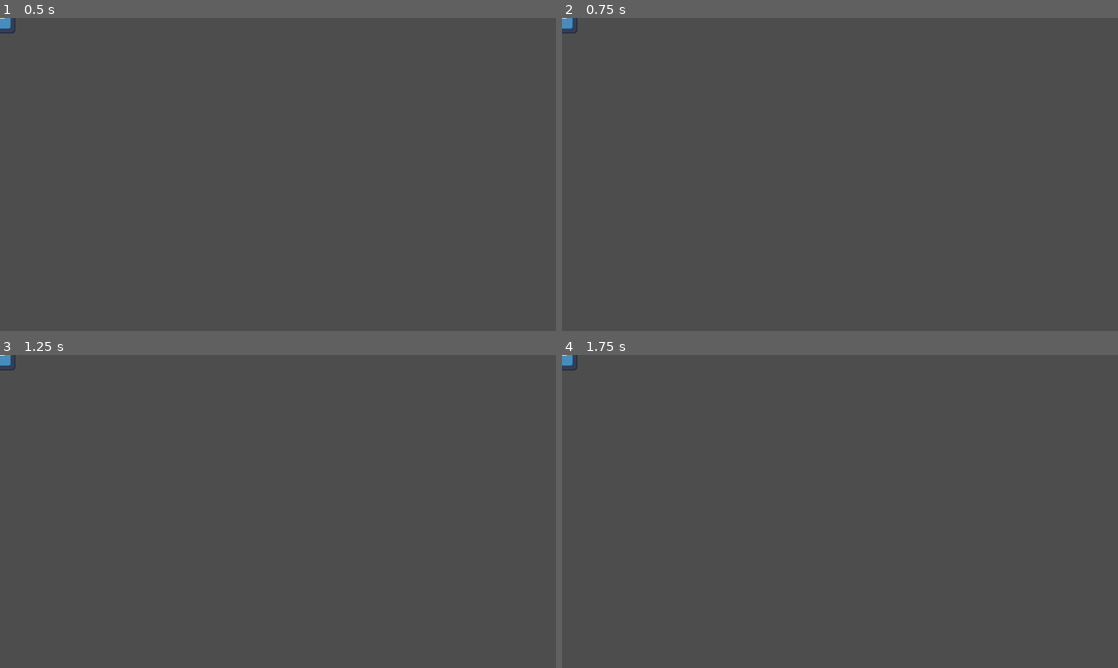
Above: before the commit, frames 1-4 (two rows, left to right).
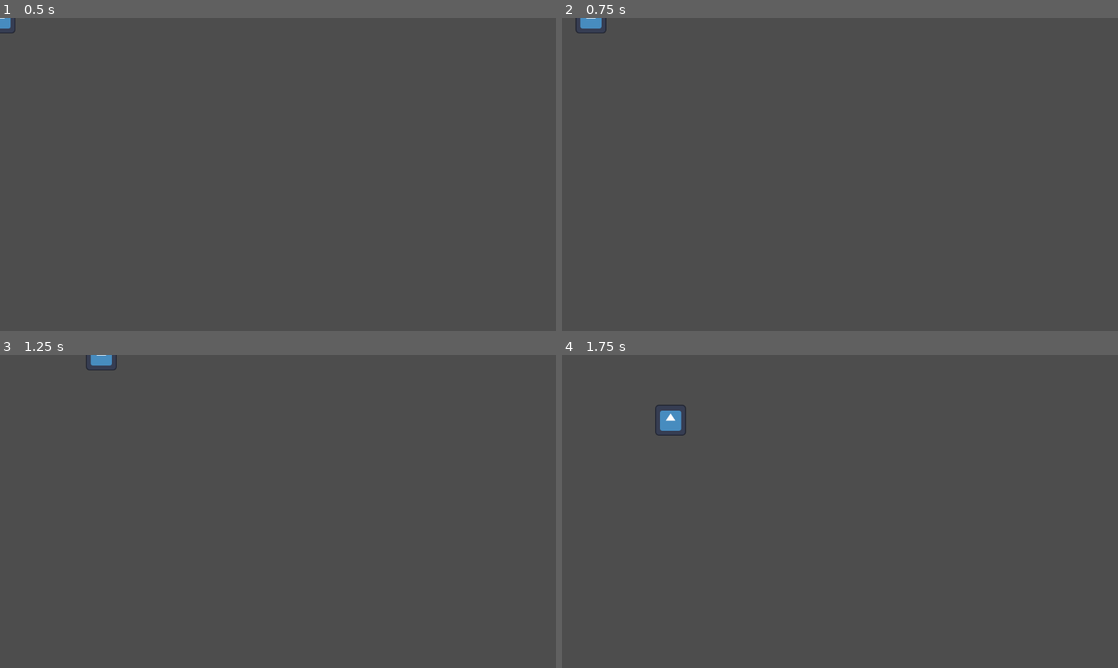
Above: after the commit, the same moments.

Repository: CrabbyDisk/Modertron-RPG
Game: Godot game, scene res://Scenes/World.tscn
Same seed, same stepped clock (60 frames per second), same inputs: the game is played once before the commit and once after it. The engine's default icon, where the game draws it, is replaced by a stand-in: a white triangle on a blue panel in a dark square.
Inputs:
- Up to frame 1 (0.5 s): no input
- Up to frame 2 (0.75 s): tap Enter at 0.5 s; hold D (Right, bound only before the commit) from 0.53 s (still down)
- Up to frame 3 (1.25 s): keep holding D (Right, bound only before the commit)
- Up to frame 4 (1.75 s): release D (Right, bound only before the commit) at 1.28 s; hold S (Down, bound only before the commit) from 1.28 s (still down)

Frame 1 is identical in both runs. In frame 2, 0.2% of the frame differs, in the area x 0-8%, y 0-5%; in frame 3, 0.2%; in frame 4, 0.4%, in the area x 0-23%, y 0-26%.

Commit message:
Use classes for components instead of seperate scenes

Diff:
--- a/Components/Attack/AttackComponent.tscn
+++ /dev/null
@@ -1,8 +0,0 @@
-[gd_scene load_steps=2 format=3 uid="uid://dexa1inl3r2ne"]
-
-[ext_resource type="Script" path="res://Components/Attack/AttackComponent.gd" id="1_550f0"]
-
-[node name="AttackComponent" type="Area2D"]
-script = ExtResource("1_550f0")
-
-[connection signal="area_entered" from="." to="." method="_on_hitbox_entered"]
--- a/Components/Attack/AttackComponent.gd
+++ b/Components/AttackComponent.gd
@@ -1,8 +1,8 @@
 extends Area2D
 
-@export var Damage : int
+@export var damage : int
 
 ## ATTENTION: This isn't done yet
 func _on_hitbox_entered(area):
 	if area is HitboxComponent:
-		area.DamageRecieved(Damage)
+		area.DamageRecieved(damage)
--- a/Components/Health/HealthComponent.gd
+++ /dev/null
@@ -1,16 +0,0 @@
-extends Node2D
-class_name HealthComponent
-
-@export var Health : float
-@export var Defense : float
-
-func DamageTaken(DamageAmount : int):
-	#Code for calculating damage
-	if Defense <= 0:
-		Health -= DamageAmount
-	else:
-		Defense -= DamageAmount
-
-	# Code for dying
-	if Health <= 0:
-		get_parent().queue_free()
--- a/Components/Health/HealthComponent.tscn
+++ /dev/null
@@ -1,6 +0,0 @@
-[gd_scene load_steps=2 format=3 uid="uid://bbgbywavro0cl"]
-
-[ext_resource type="Script" path="res://Components/Health/HealthComponent.gd" id="1_gp2ku"]
-
-[node name="HealthComponent" type="Node2D"]
-script = ExtResource("1_gp2ku")
--- /dev/null
+++ b/Components/HealthComponent.gd
@@ -0,0 +1,16 @@
+extends Node
+class_name HealthComponent
+
+@export var health : float
+@export var defense : float
+
+func damage(amount : int):
+	#Code for calculating damage
+	if defense <= 0:
+		health -= amount
+	else:
+		defense -= amount
+
+	# Code for dying
+	if health <= 0:
+		get_parent().queue_free()
--- a/Components/Hitbox/HitboxComponent.gd
+++ /dev/null
@@ -1,7 +0,0 @@
-extends Area2D
-class_name HitboxComponent
-
-@export var Health_Component : HealthComponent
-
-func DamageRecieved(Damage : int):
-	Health_Component.DamageTaken(Damage)
--- a/Components/Hitbox/HitboxComponent.tscn
+++ /dev/null
@@ -1,6 +0,0 @@
-[gd_scene load_steps=2 format=3 uid="uid://cgmgc316ybdxk"]
-
-[ext_resource type="Script" path="res://Components/Hitbox/HitboxComponent.gd" id="1_h0cvk"]
-
-[node name="HitboxComponent" type="Area2D"]
-script = ExtResource("1_h0cvk")
--- /dev/null
+++ b/Components/HitboxComponent.gd
@@ -0,0 +1,7 @@
+extends Area2D
+class_name HitboxComponent
+
+@export var health_component : HealthComponent
+
+func DamageRecieved(damage : int):
+	health_component.damage(damage)
--- a/Player/Player.gd
+++ b/Player/Player.gd
@@ -1,11 +1,9 @@
 extends CharacterBody2D
 
-const Speed : int = 300
+const speed : int = 300
 
 func _physics_process(delta):
-	var Direction_X = Input.get_axis("Left", "Right")
-	var Direction_Y = Input.get_axis("Up", "Down")
-	velocity.x = Speed * Direction_X
-	velocity.y = Speed * Direction_Y
+	var input_dir = Input.get_vector("left", "right", "up", "down")
+	velocity = input_dir * speed
 
 	move_and_slide()
--- a/Player/Player.tscn
+++ b/Player/Player.tscn
@@ -2,13 +2,13 @@
 
 [ext_resource type="Texture2D" uid="uid://csw85guwupk16" path="res://icon.svg" id="1_4kjcj"]
 [ext_resource type="Script" path="res://Player/Player.gd" id="1_jh2cb"]
-[ext_resource type="PackedScene" uid="uid://bbgbywavro0cl" path="res://Components/Health/HealthComponent.tscn" id="2_mo5yt"]
-[ext_resource type="PackedScene" uid="uid://cgmgc316ybdxk" path="res://Components/Hitbox/HitboxComponent.tscn" id="3_ubqnc"]
+[ext_resource type="Script" path="res://Components/HealthComponent.gd" id="3_b0rlk"]
+[ext_resource type="Script" path="res://Components/HitboxComponent.gd" id="4_mhyy7"]
 
 [sub_resource type="RectangleShape2D" id="RectangleShape2D_dsvol"]
 size = Vector2(64, 64)
 
-[sub_resource type="RectangleShape2D" id="RectangleShape2D_h2d7w"]
+[sub_resource type="RectangleShape2D" id="RectangleShape2D_xshpc"]
 size = Vector2(64, 64)
 
 [node name="Player" type="CharacterBody2D"]
@@ -22,15 +22,11 @@
 [node name="CollisionShape2D" type="CollisionShape2D" parent="."]
 shape = SubResource("RectangleShape2D_dsvol")
 
-[node name="Camera2D" type="Camera2D" parent="."]
-anchor_mode = 0
+[node name="HealthComponent" type="Node" parent="."]
+script = ExtResource("3_b0rlk")
 
-[node name="HealthComponent" parent="." instance=ExtResource("2_mo5yt")]
-Health = 20.0
-
-[node name="HitboxComponent" parent="." node_paths=PackedStringArray("Health_Component") instance=ExtResource("3_ubqnc")]
-Health_Component = NodePath("../HealthComponent")
+[node name="HitboxComponent" type="Area2D" parent="."]
+script = ExtResource("4_mhyy7")
 
 [node name="CollisionShape2D" type="CollisionShape2D" parent="HitboxComponent"]
-scale = Vector2(1.05, 1.05)
-shape = SubResource("RectangleShape2D_h2d7w")
+shape = SubResource("RectangleShape2D_xshpc")
--- a/project.godot
+++ b/project.godot
@@ -21,25 +21,25 @@
 
 [input]
 
-Left={
+left={
 "deadzone": 0.5,
 "events": [Object(InputEventKey,"resource_local_to_scene":false,"resource_name":"","device":-1,"window_id":0,"alt_pressed":false,"shift_pressed":false,"ctrl_pressed":false,"meta_pressed":false,"pressed":false,"keycode":0,"physical_keycode":65,"key_label":0,"unicode":97,"echo":false,"script":null)
 , Object(InputEventKey,"resource_local_to_scene":false,"resource_name":"","device":-1,"window_id":0,"alt_pressed":false,"shift_pressed":false,"ctrl_pressed":false,"meta_pressed":false,"pressed":false,"keycode":0,"physical_keycode":4194319,"key_label":0,"unicode":0,"echo":false,"script":null)
 ]
 }
-Right={
+right={
 "deadzone": 0.5,
 "events": [Object(InputEventKey,"resource_local_to_scene":false,"resource_name":"","device":-1,"window_id":0,"alt_pressed":false,"shift_pressed":false,"ctrl_pressed":false,"meta_pressed":false,"pressed":false,"keycode":0,"physical_keycode":68,"key_label":0,"unicode":100,"echo":false,"script":null)
 , Object(InputEventKey,"resource_local_to_scene":false,"resource_name":"","device":-1,"window_id":0,"alt_pressed":false,"shift_pressed":false,"ctrl_pressed":false,"meta_pressed":false,"pressed":false,"keycode":0,"physical_keycode":4194321,"key_label":0,"unicode":0,"echo":false,"script":null)
 ]
 }
-Up={
+up={
 "deadzone": 0.5,
 "events": [Object(InputEventKey,"resource_local_to_scene":false,"resource_name":"","device":-1,"window_id":0,"alt_pressed":false,"shift_pressed":false,"ctrl_pressed":false,"meta_pressed":false,"pressed":false,"keycode":0,"physical_keycode":87,"key_label":0,"unicode":119,"echo":false,"script":null)
 , Object(InputEventKey,"resource_local_to_scene":false,"resource_name":"","device":-1,"window_id":0,"alt_pressed":false,"shift_pressed":false,"ctrl_pressed":false,"meta_pressed":false,"pressed":false,"keycode":0,"physical_keycode":4194320,"key_label":0,"unicode":0,"echo":false,"script":null)
 ]
 }
-Down={
+down={
 "deadzone": 0.5,
 "events": [Object(InputEventKey,"resource_local_to_scene":false,"resource_name":"","device":-1,"window_id":0,"alt_pressed":false,"shift_pressed":false,"ctrl_pressed":false,"meta_pressed":false,"pressed":false,"keycode":0,"physical_keycode":83,"key_label":0,"unicode":115,"echo":false,"script":null)
 , Object(InputEventKey,"resource_local_to_scene":false,"resource_name":"","device":-1,"window_id":0,"alt_pressed":false,"shift_pressed":false,"ctrl_pressed":false,"meta_pressed":false,"pressed":false,"keycode":0,"physical_keycode":4194322,"key_label":0,"unicode":0,"echo":false,"script":null)
